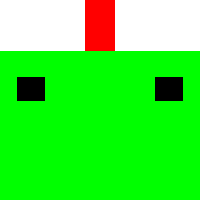
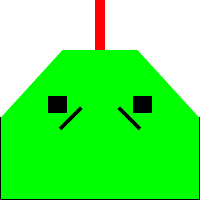
Layer changes from the first 200 x 200 image to the second:
renamed "Hintergrund-Kopie" to "Ebene", painted on it over [0, 0, 200, 200]
removed layer "Hintergrund" over [0, 0, 100, 200]
